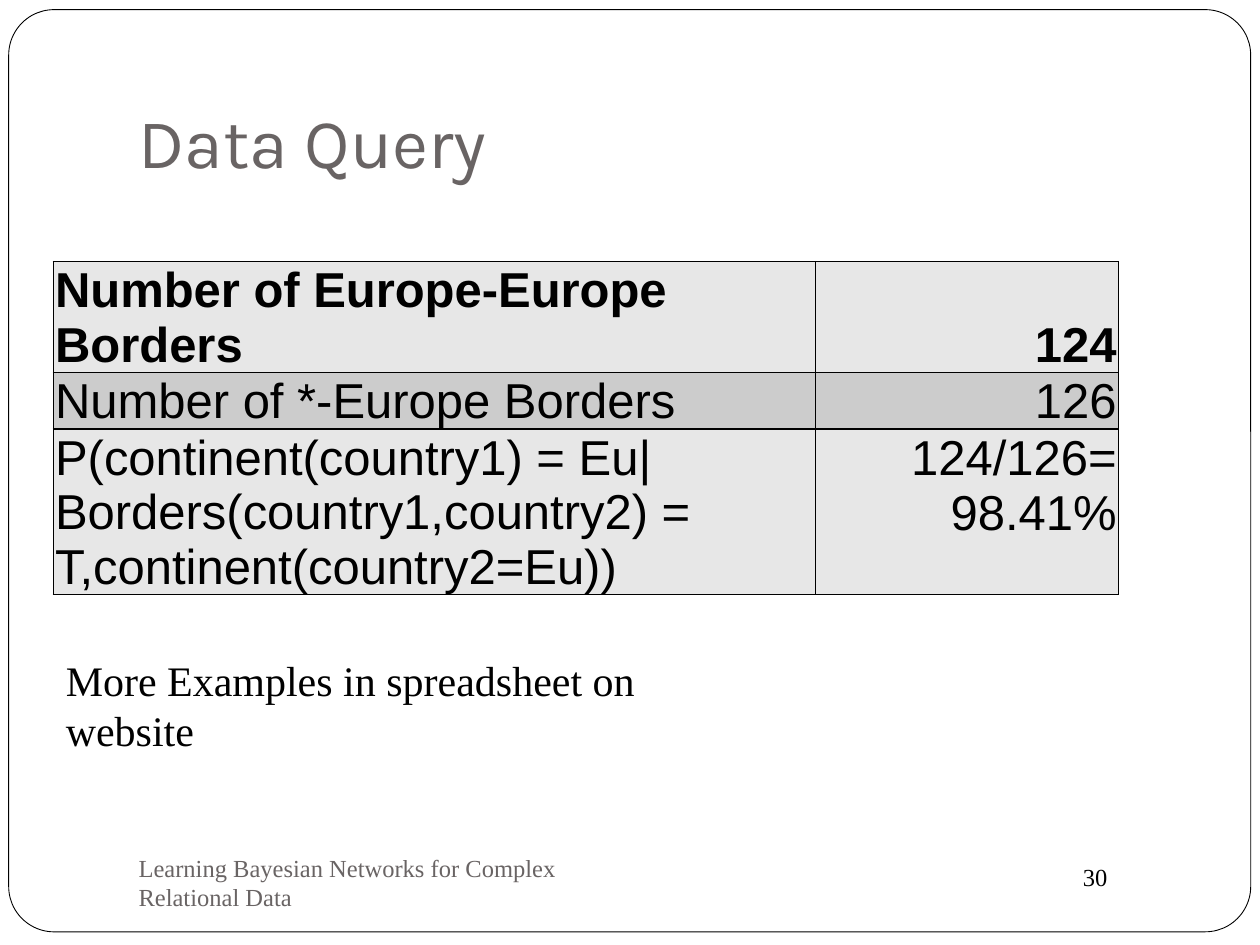
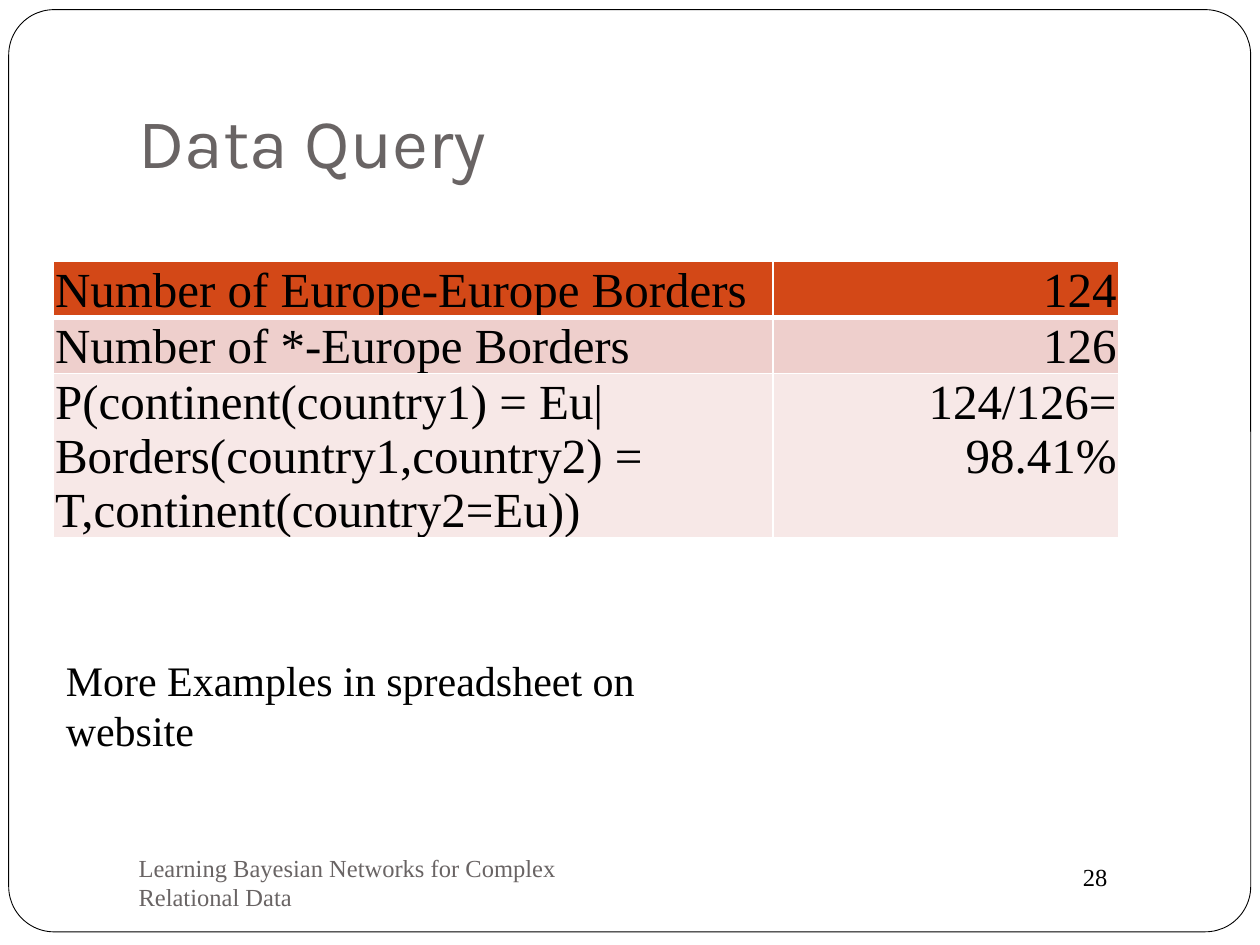
Before and after one commit to oschulte/srl-tutorial-slides, a slide deck: slide 28 of ch2-fo-bayes-nets.pptx (slide 30 before the commit). Drawn at 1260x945 pixels with LibreOffice and Linux fonts; fonts in the diff are those of the drawing. Boxes give left, top, right and bottom in pixels: in the first picture for what was removed or moved away, otherwise in the second. Text is boxed around its words. In the diff, an @@ line names an element or a change of style, - is before the commit and + after.

```diff
--- a/ch2-fo-bayes-nets.pptx
+++ b/ch2-fo-bayes-nets.pptx
@@ table at (53, 262, 1118, 561) @@
@@ fill #E7E7E7 to #D34817 in row 1 @@
@@ fill #CCCCCC to #EFCFCC in row 2 @@
@@ fill #E7E7E7 to #F7E9E8 in row 3 @@
@@ font Arial to Times New Roman @@
@@ bold off in "Number of Europe-Europe Borders", "124" @@
@@ borders changed @@
@@ page number at (1083, 869, 1108, 887): text changed @@
-30
+28
```
Also in this commit, not shown: 4 other slides changed, 1 slide added, 3 slides removed, 14 other files.
